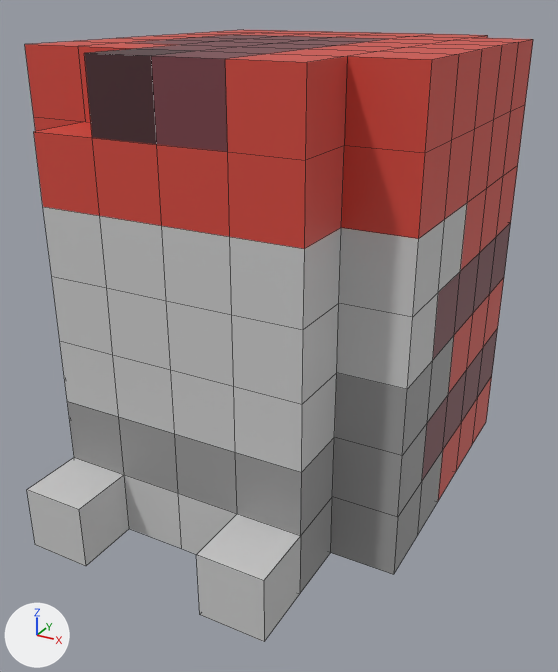
The FBX model Assets/resources/graphics/models/units/ramza/RamzaLegUpperL.fbx, before and after one commit.
The view is the same before and after, from a 50 mm lens placed at (0.516, 2.149, 0.312), pointed at (0.404, 2.353, 0.211). The axes (+X, +Y, +Z) are drawn at lower left. The lights are the same throughout. Mesh edges are drawn as thin lines. Where no turn or scale is listed for an object, it has been applied to the vertices.

Script lines for the objects in view, before the commit:
```python
me_ramzabody_part_1 = bpy.data.meshes.new('RamzaBody_part_1')
me_ramzabody_part_1.from_pydata(...)  # 270 vertices, 268 faces; spans x -0.06..0.06, y -0.09..0.07, z -0.14..0.0
me_ramzabody_part_1.materials.append(mat_ramzalegupperl_material)  # picture img_ramzalegupperl_png
ob_ramzabody_part_1 = bpy.data.objects.new('RamzaBody_part_1', me_ramzabody_part_1)
ob_ramzabody_part_1.location = (0.4, 2.37, 0.3)
```
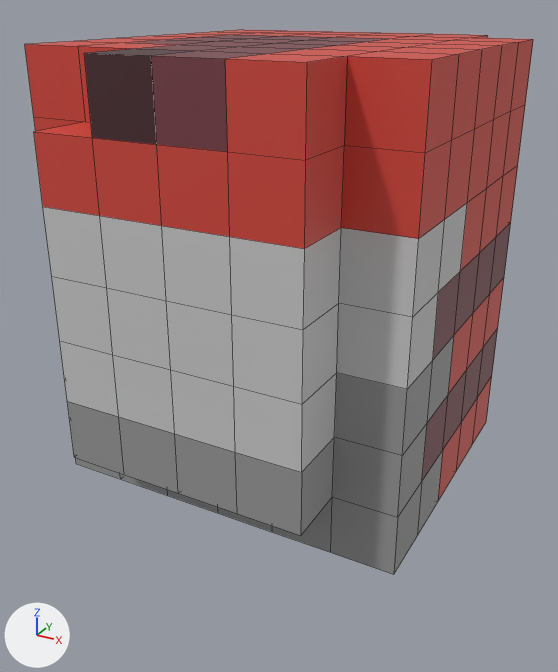
The change, as a list of edits to the scene's bpy script:
```text
Change me_ramzabody_part_1:
    used by ob_ramzabody_part_1; location = (0.4, 2.37, 0.3)
    remove me_ramzabody_part_1.from_pydata(...)  # 270 vertices, 268 faces; spans x -0.06..0.06, y -0.09..0.07, z -0.14..0.0
    add me_ramzabody_part_1.from_pydata(...)  # 260 vertices, 258 faces; spans x -0.06..0.06, y -0.07..0.07, z -0.14..0.0
    me_ramzabody_part_1 part 1
    12 vertices are removed from x -0.04..0.04, y -0.09..-0.07, z -0.14..-0.12
    18 faces are deleted
    1 vertex moves from x 0.0, y -0.07, z -0.14 to x 0.0, y -0.05, z -0.12
    2 vertices are added at (-0.02, -0.05, -0.12), (0.02, -0.05, -0.12)
    8 new faces join them
```

Changed parts and their boxes (x1, y1, x2, y2) in the pictures (558 x 672 px):
'RamzaBody_part_1', reshaped (11% shorter)
    before: (25, 30, 533, 642)
    after: (25, 30, 533, 575)
part 1 of me_ramzabody_part_1, cut back
    before: (27, 457, 332, 642)
    after: (120, 473, 332, 553)
